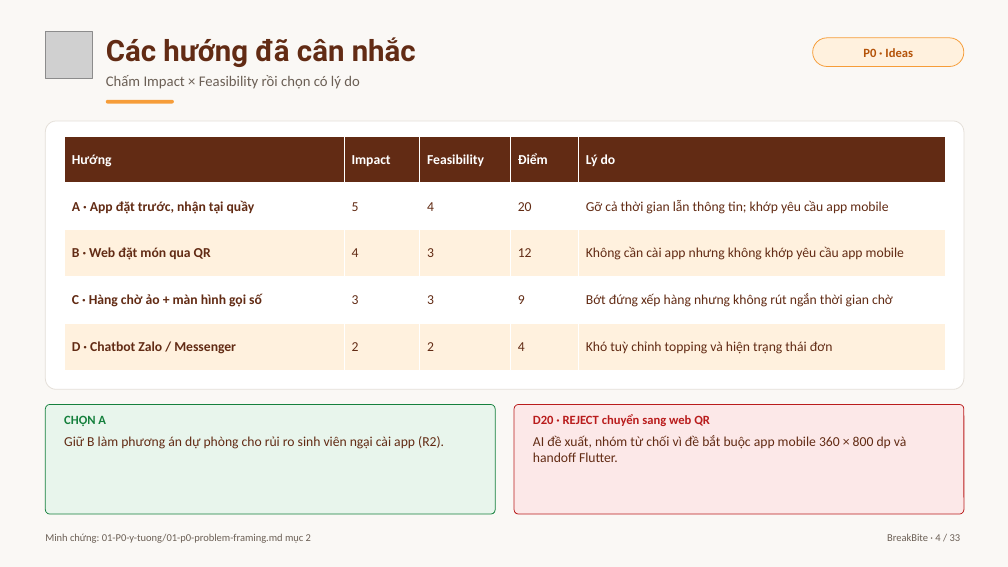
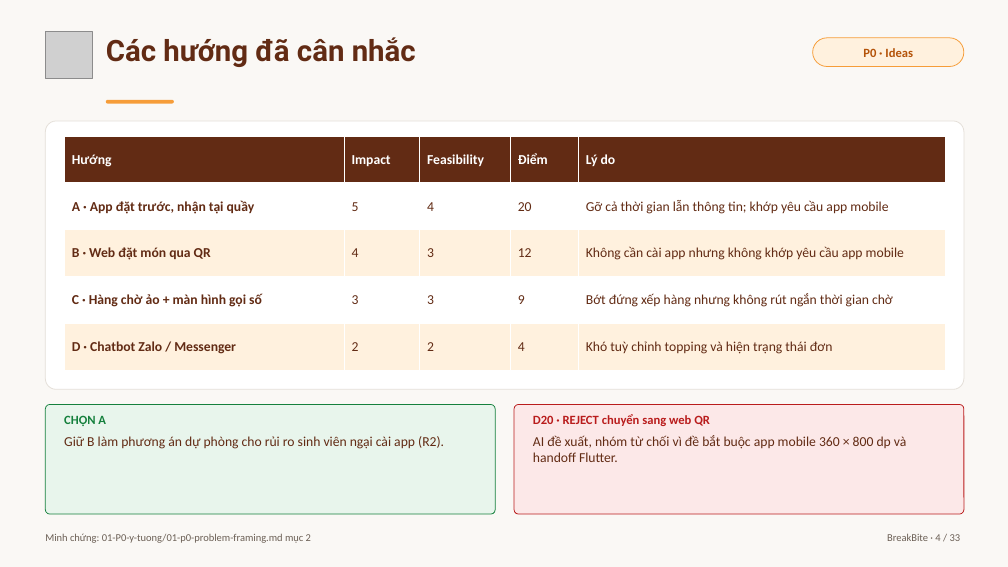
Before and after one commit to baonv0817/PRM323-Lab2-Group2, a slide deck: slide 4 of 07-trinh-bay/BreakBite_Lab2_Presentation.pptx. Drawn at 1008x567 pixels with LibreOffice and Linux fonts; fonts in the diff are those of the drawing; grey boxes stand for pictures. Boxes give left, top, right and bottom in pixels: in the first picture for what was removed or moved away, otherwise in the second. Text is boxed around its words. In the diff, an @@ line names an element or a change of style, - is before the commit and + after.

```diff
--- a/07-trinh-bay/BreakBite_Lab2_Presentation.pptx
+++ b/07-trinh-bay/BreakBite_Lab2_Presentation.pptx
@@ text removed at box(106, 75, 359, 89) @@
-Chấm Impact × Feasibility rồi chọn có lý do
```
Also in this commit, not shown: 5 other slides changed, 1 slide removed, 1 other file.
